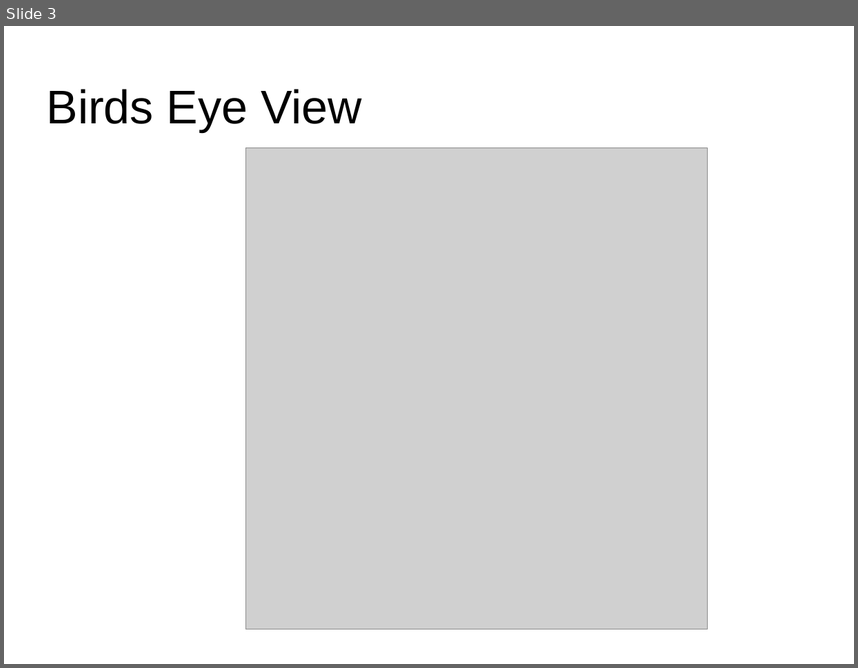
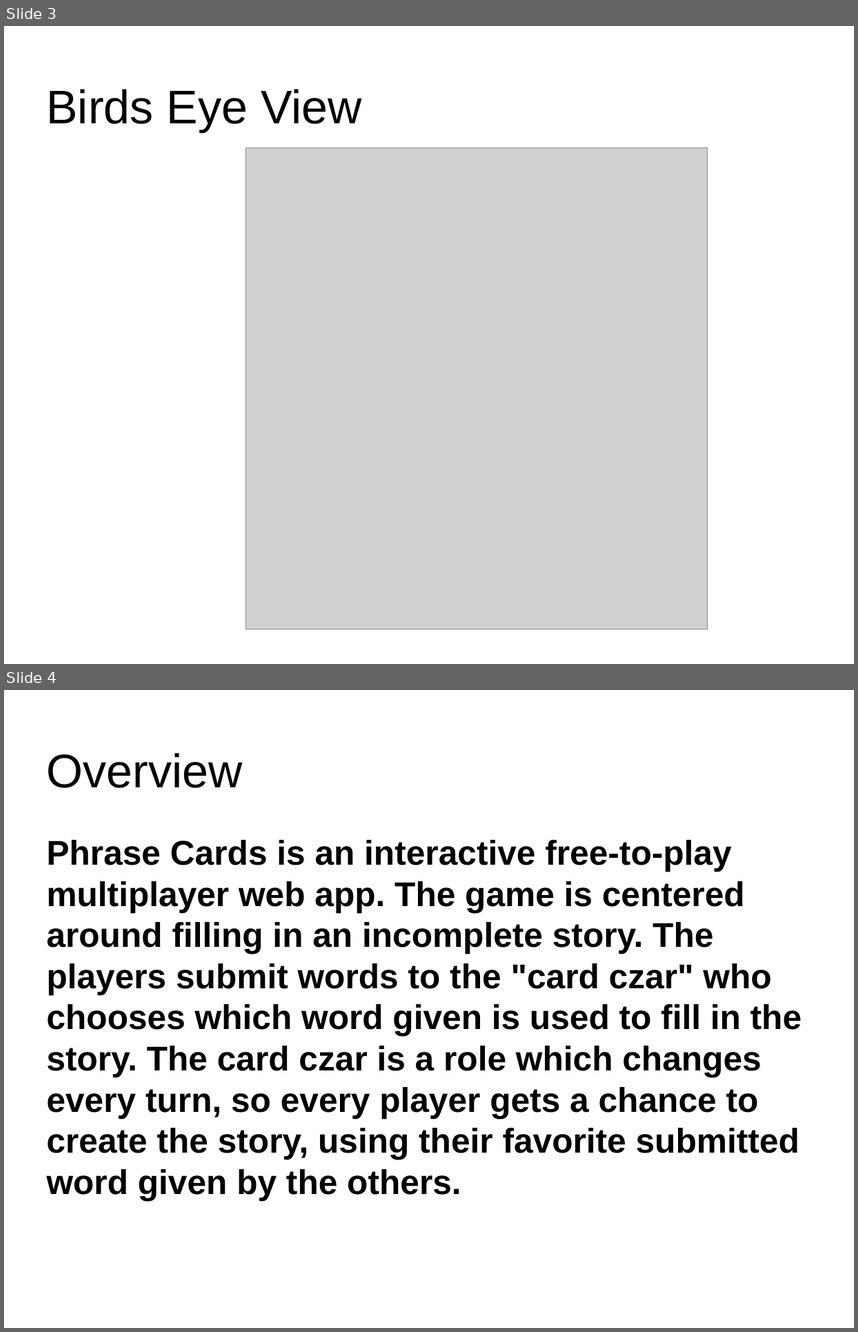
Before and after one commit to mturley/PhraseCards, a slide deck: docs/Final Submission/Final_show_1.pptx. Shown one above the other, each under a label of ours: slide 3 before the commit, slides 3 and 4 after it. The pictures are 858x668 and 858x1332 pixels, drawn with LibreOffice and Linux fonts; fonts in the diff are those of the drawing; grey boxes stand for pictures. Boxes give left, top, right and bottom in pixels: in the first picture for what was removed or moved away, otherwise in the second. Text is boxed around its words. In the diff, an @@ line names an element or a change of style, - is before the commit and + after.

```diff
--- a/docs/Final Submission/Final_show_1.pptx
+++ b/docs/Final Submission/Final_show_1.pptx
@@ slide 4 added at (x1=4, y1=690, x2=854, y2=1328), background #FFFFFF @@
@@ text added at (x1=47, y1=753, x2=243, y2=788), 44 pt, text #000000 @@
+Overview
@@ text added at (x1=47, y1=840, x2=802, y2=1201), 32 pt, text #000000, bold @@
+Phrase Cards is an interactive free-to-play multiplayer web app. The game is centered around filling in an incomplete story. The players submit words to the "card czar" who chooses which word given is used to fill in the story. The card czar is a role which changes every turn, so every player gets a chance to create the story, using their favorite submitted word given by the others.
```
Also in this commit, not shown: 3 slides changed, 2 other slides added, 1 slide removed.
